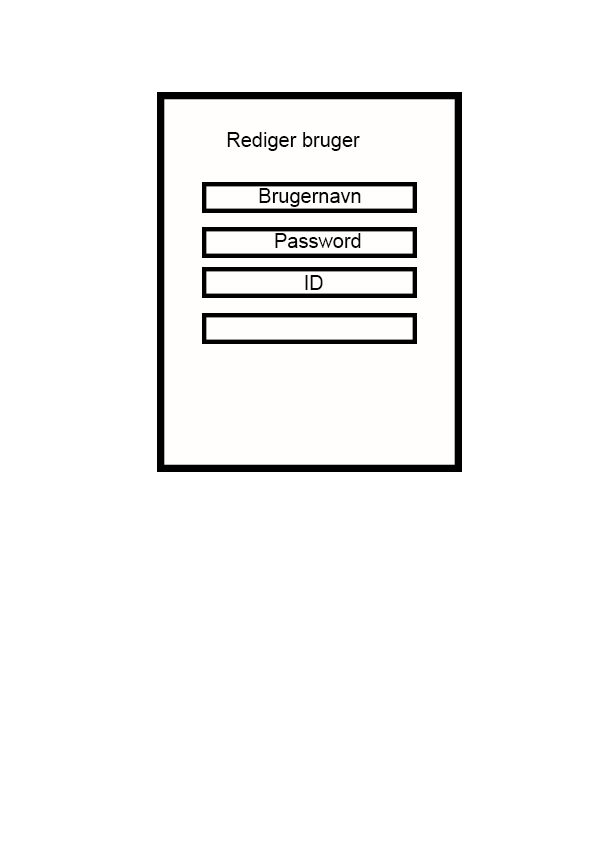
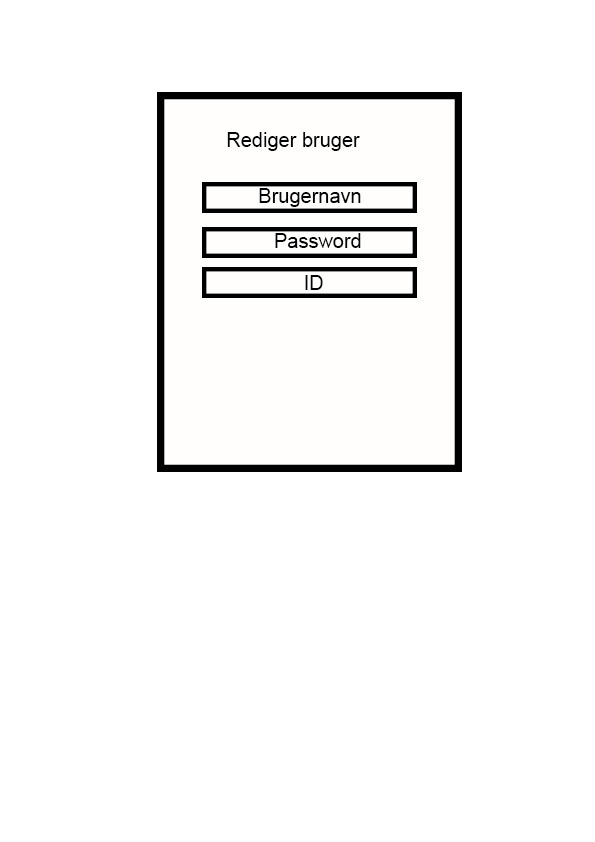
Before/after of a 595 × 842 layered artwork. What changed in the layer stack:
removed layer "Rectangle 2 copy 3" over [202, 313, 417, 344]
